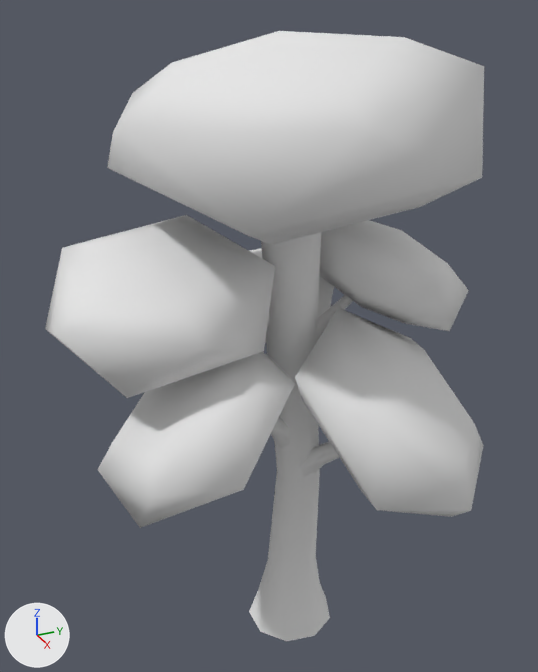
Before and after pictures for a commit that changed the OBJ model res/models/tree2/tree2.obj.
Both versions are drawn from a 50 mm lens placed at (2.78, -1.38, 3.0), pointed at (-0.08, -0.1, 1.57). Arrows for +X, +Y and +Z are at lower left; the lights stay in place. Where no turn or scale is listed for an object, it has been applied to the vertices.

In view in the first picture: 'Icosphere.001', 'wood_Cylinder.009'.
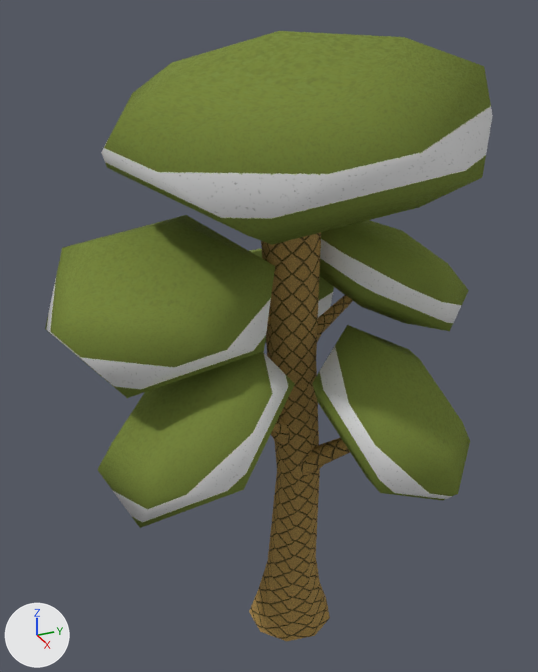
Location of each change, [x1, y1, x2, y2] in pixels of the pictures (538 x 672 px; the box of a moved part takes in the faces that stretch with it):
'Icosphere.001', surface changed, reshaped (white to green)
    before: [45, 31, 484, 528]
    after: [45, 31, 493, 528]
'wood_Cylinder.009', surface changed (grey to brown)
    both: [249, 232, 353, 641]
part 1 of me_icosphere_001, moved or reshaped
    before: [295, 308, 484, 517]
    after: [312, 325, 470, 500]
part 2 of me_icosphere_001, built on
    before: [107, 67, 484, 236]
    after: [101, 67, 493, 236]

Patch to the scene script:
```diff
--- a/res/models/tree2/tree2.obj.py
+++ b/res/models/tree2/tree2.obj.py
@@ mat_foliage1 @@
 n0 = _N.new('ShaderNodeBsdfPrincipled'); n0.name = 'Principled BSDF'
-n0.inputs[2].default_value = 1.0  # 'Roughness'
+n0.inputs[2].default_value = 0.69  # 'Roughness'
 n1 = _N.new('ShaderNodeOutputMaterial'); n1.name = 'Material Output'
+n2 = _N.new('ShaderNodeTexImage'); n2.name = 'Image Texture'
+n2.image = img_foliage1_png
+n3 = _N.new('ShaderNodeTexImage'); n3.name = 'Image Texture.001'
+n3.image = img_foliage1_spec_png
 _L.new(n0.outputs[0], n1.inputs[0])  # 'BSDF' to 'Surface'
+_L.new(n2.outputs[0], n0.inputs[0])  # 'Color' to 'Base Color'
+_L.new(n3.outputs[0], n0.inputs[13])  # 'Color' to 'Specular IOR Level'
@@ mat_wood @@
 n0 = _N.new('ShaderNodeBsdfPrincipled'); n0.name = 'Principled BSDF'
-n0.inputs[2].default_value = 1.0  # 'Roughness'
+n0.inputs[2].default_value = 0.69  # 'Roughness'
 n1 = _N.new('ShaderNodeOutputMaterial'); n1.name = 'Material Output'
+n2 = _N.new('ShaderNodeTexImage'); n2.name = 'Image Texture'
+n2.image = img_tree_jpg
+n3 = _N.new('ShaderNodeTexImage'); n3.name = 'Image Texture.001'
+n3.image = img_tree_spec_jpg
 _L.new(n0.outputs[0], n1.inputs[0])  # 'BSDF' to 'Surface'
+_L.new(n2.outputs[0], n0.inputs[0])  # 'Color' to 'Base Color'
+_L.new(n3.outputs[0], n0.inputs[13])  # 'Color' to 'Specular IOR Level'
@@ me_icosphere_001 @@
 # verts and faces of me_icosphere_001; kept vertices keep their numbers, new ones are numbered from 132
-me_icosphere_001.from_pydata(...)  # 132 vertices, 180 faces; spans x -0.95..0.91, y -1.08..0.85, z 0.88..2.88
+me_icosphere_001.from_pydata(...)  # 142 vertices, 190 faces; spans x -0.95..0.83, y -1.08..0.85, z 0.95..2.88
+# me_icosphere_001 part 1
+verts[0] = (0.32, 0.18, 1.18)  # moved
+verts[1] = (0.74, 0.01, 1.21)  # moved, pixel (380, 492)
+verts[2] = (0.36, -0.1, 1.54)  # moved, pixel (312, 383)
+verts[3] = (-0.01, 0.26, 1.48)  # moved
+verts[4] = (0.15, 0.59, 1.12)  # moved
+verts[5] = (0.61, 0.44, 0.95)  # moved, pixel (443, 500)
+verts[6] = (0.68, -0.01, 1.53)  # moved, pixel (371, 415)
+verts[7] = (0.21, 0.14, 1.7)  # moved, pixel (347, 324)
+verts[8] = (0.08, 0.57, 1.44)  # moved, pixel (408, 349)
+verts[9] = (0.46, 0.68, 1.11)  # moved, pixel (470, 440)
+verts[10] = (0.83, 0.33, 1.17)  # moved, pixel (458, 493)
+verts[11] = (0.5, 0.41, 1.47)  # moved, pixel (433, 388)
+verts[12] = (0.61, 0.17, 1.53)  # moved, pixel (401, 400)
+verts[13] = (0.25, 0.52, 1.47)  # moved, pixel (420, 359)
+verts[14] = (0.34, 0.26, 1.62)  # moved, pixel (385, 347)
+verts[15] = (0.73, 0.37, 1.29)  # moved, pixel (452, 453)
+verts[16] = (0.48, 0.6, 1.25)  # moved, pixel (462, 421)
+verts[17] = (0.03, 0.22, 1.41)  # moved
+verts[18] = (0.58, 0.05, 1.17)  # moved, pixel (366, 477)
+verts[19] = (0.52, 0.35, 0.99)  # moved
+verts[20] = (0.18, 0.47, 1.1)  # moved
+verts[21] = (0.34, -0.06, 1.43)  # moved, pixel (317, 402)
+# me_icosphere_001 part 2
+# 10 faces are deleted
+# 10 vertices are added at x -0.73..0.7, y -0.8..0.71, z 2.43..2.62
+# 20 new faces join them
 me_icosphere_001.materials.append(mat_foliage1)
```
